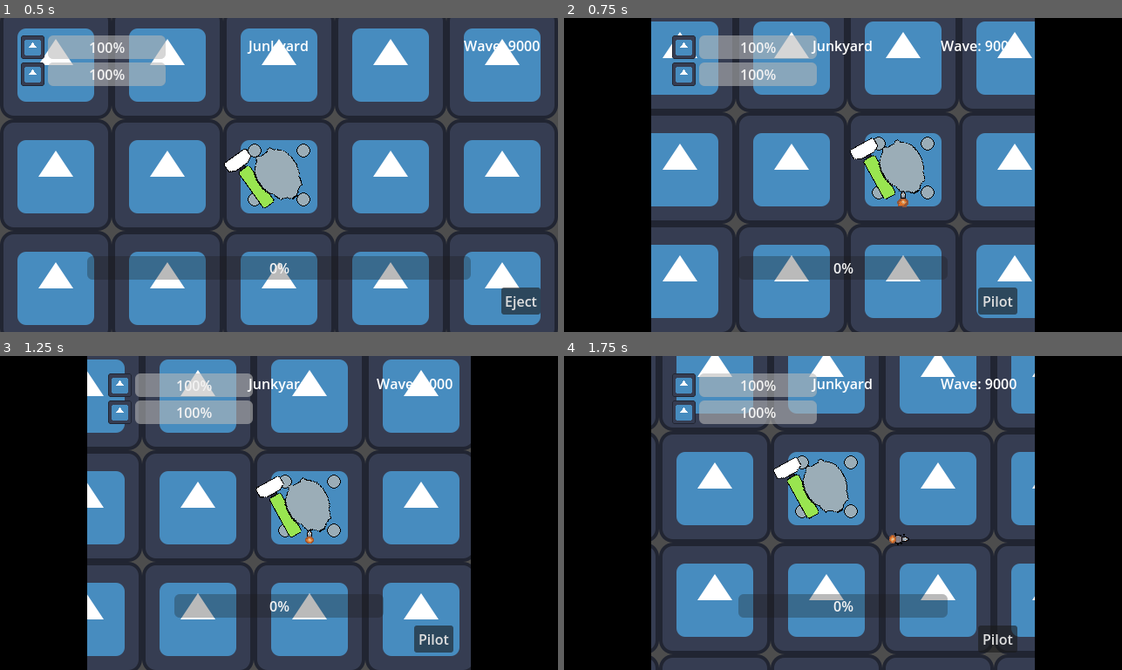
Above: before the commit, frames 1-4 (two rows, left to right).
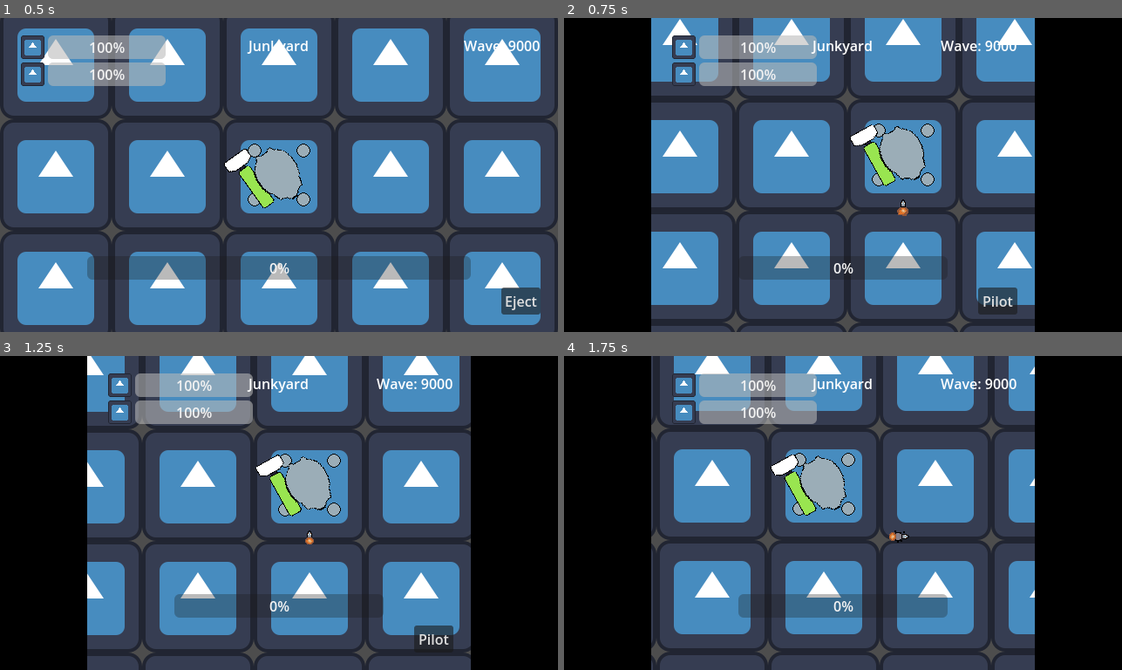
Above: after the commit, the same moments.

Repository: LaffertyDev/junkyard-brawl
Game: Godot game, scene res://src/game.tscn
The game is run twice, just before and just after one commit, with the same random seed, the same clock (stepped at 60 frames per second) and the same inputs. The engine's default icon, where the game draws it, is replaced by a stand-in: a white triangle on a blue panel in a dark square.
Inputs (mouse positions are in pixels of both pictures, inside the frame that each line leads up to):
- Up to frame 1 (0.5 s): no input
- Up to frame 2 (0.75 s): click "Eject" at 0.5 s
- Up to frame 3 (1.25 s): no input
- Up to frame 4 (1.75 s): move the mouse to (965, 497) at 1.27 s; hold D (move_right) from 1.28 s (still down); hold Space (action_primary) from 1.28 s (still down)

Frame 1 is identical in both runs. In frame 2, 25% of the frame differs, in the area x 15-85%, y 0-100%; in frame 3, 27%; in frame 4, 12%.

Commit message:
fix a few bugs

Diff:
--- a/src/Characters/Freek/States/piloting.gd
+++ b/src/Characters/Freek/States/piloting.gd
@@ -13,4 +13,4 @@
 	freek_player._freek_camera.enabled = true
 	var max_node = get_tree().get_nodes_in_group("max")[0]
 	freek_player.position = max_node.position
-	freek_player.position.y += 35
+	freek_player.position.y += 60
--- a/src/Characters/Max/States/move_cancel.gd
+++ b/src/Characters/Max/States/move_cancel.gd
@@ -9,6 +9,7 @@
 	anim_tween.set_parallel(true)
 	anim_tween.tween_property(max_player._leg_bottom_left, "position", Vector2(-28, 28), 0.25)
 	anim_tween.tween_property(max_player._leg_top_right, "position", Vector2(28, -28), 0.25)
+	anim_tween.finished.connect(handle_animation_complete)
 
 func physics_update(_delta: float):
 	if Input.is_action_just_pressed("move_forward") \
@@ -17,5 +18,8 @@
 	 or Input.is_action_just_pressed("move_right"):
 		finished.emit(MOVE_WINDUP)
 
+func handle_animation_complete():
+	finished.emit(MOVE_IDLE)
+
 func exit():
 	anim_tween.kill()
--- a/src/HUD.tscn
+++ b/src/HUD.tscn
@@ -139,6 +139,7 @@
 grow_vertical = 0
 size_flags_horizontal = 8
 size_flags_vertical = 8
+focus_mode = 0
 text = "Eject"
 
 [node name="BoxContainer" type="BoxContainer" parent="."]
--- a/src/hud.gd
+++ b/src/hud.gd
@@ -14,7 +14,6 @@
 func _process(_delta: float) -> void:
 	if PlayerState.current_pilot_state == Enums.PilotState.Piloting:
 		_eject_button.disabled = false
-		print("Show")
 		_eject_button.show()
 	if PlayerState.current_pilot_state == Enums.PilotState.Ejected:
 		if PlayerState.is_freek_near_max:
